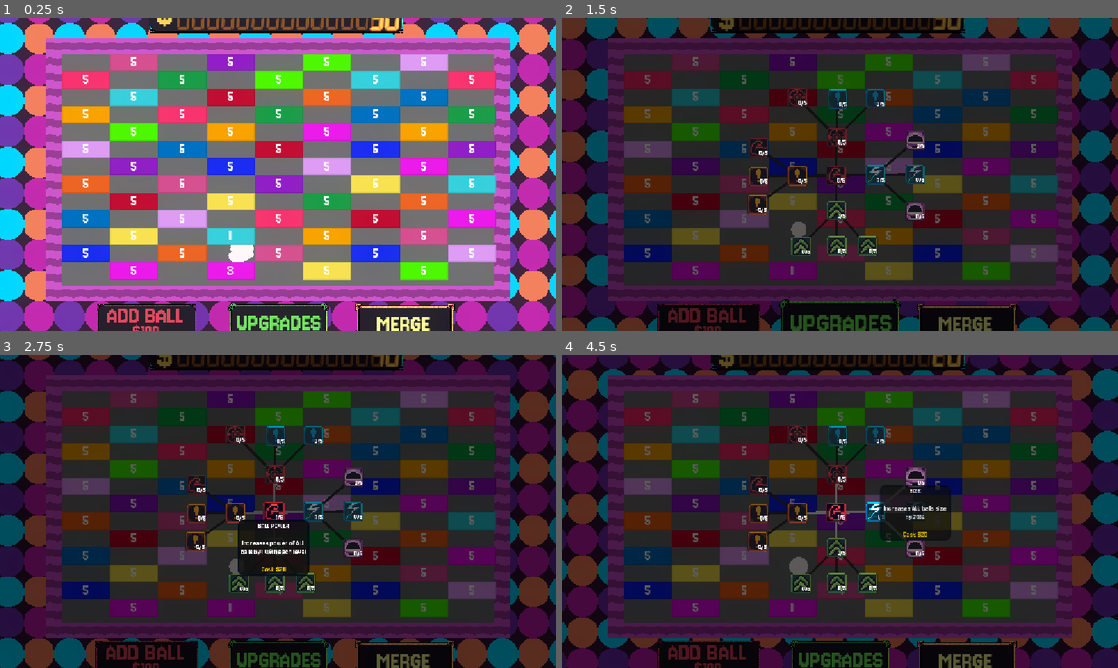
Above: before the commit, frames 1-4 (two rows, left to right).
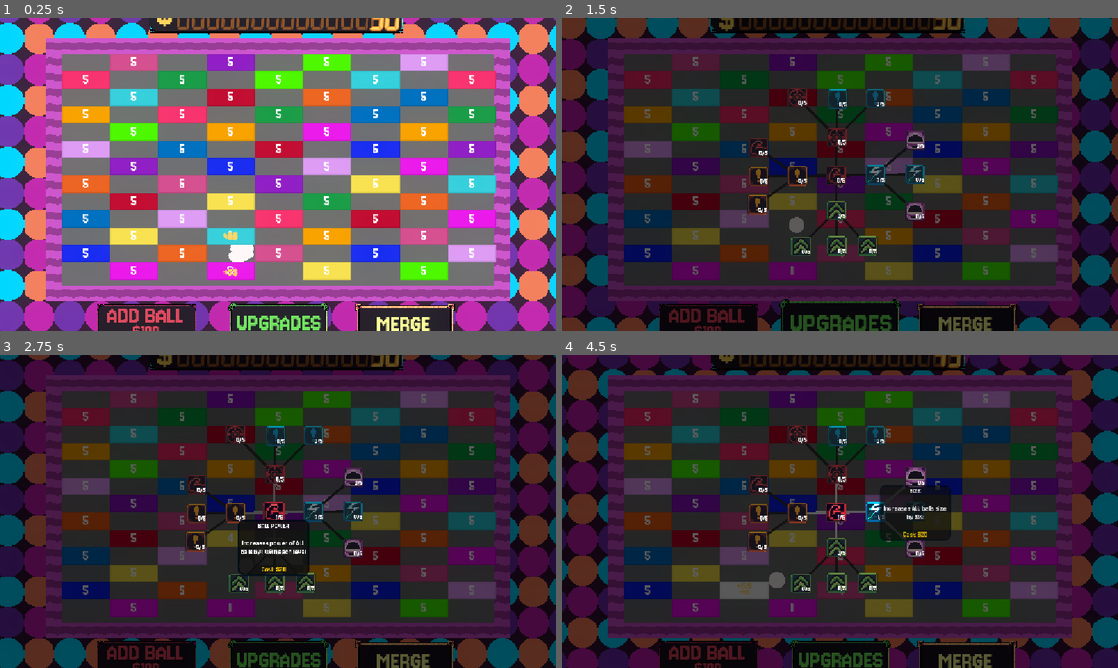
Above: after the commit, the same moments.

Repository: LeviathanGamez/Ouroborb
Game: Godot game, scene res://scenes/Game.tscn
Two runs of this game, one before a commit and one after it. Both use one fixed random seed, a clock stepped at 60 frames per second and the inputs below. The engine's default icon, where the game draws it, is replaced by a stand-in: a white triangle on a blue panel in a dark square. Sound files missing from this copy of the repository are replaced by a short silence.
Inputs (mouse positions are in pixels of both pictures, inside the frame that each line leads up to):
- Up to frame 1 (0.25 s): no input
- Up to frame 2 (1.5 s): click "ADD BALL" at 0.5 s; click "UPGRADES" at 1.25 s
- Up to frame 3 (2.75 s): click (272, 511) at 2 s
- Up to frame 4 (4.5 s): click (873, 511) at 2.75 s; click (967, 658) at 3.5 s, where only the run after the commit has a clickable "MERGE"; click (917, 477) at 4.27 s

The runs differ from the first frame. In frame 1, 0.1% of the frame differs, in the area x 40-43%, y 68-83%; in frame 2, 0.4%; in frame 3, 0.5%; in frame 4, 1.3%, in the area x 17-72%, y 0-100%.

Commit message:
Added money text pop up and tile breaking animation
Added money text pop_up when clicking/hitting the ball. Also added tile breaking animation.  Fixed sound bug so all clicks make noise.

Diff:
--- a/new-game-project/resources/ball_upgrade/ball_crit.tres
+++ b/new-game-project/resources/ball_upgrade/ball_crit.tres
@@ -6,7 +6,7 @@
 [resource]
 script = ExtResource("1_fgblb")
 stat = 5
-value = 0.05
-text = "Increases Ball critical hit chance by 2%"
+value = 0.04
+text = "Increases Ball critical hit chance by 4%"
 texture = ExtResource("2_coofk")
 metadata/_custom_type_script = "uid://dba467il347bl"
--- a/new-game-project/resources/ball_upgrade/click_crit.tres
+++ b/new-game-project/resources/ball_upgrade/click_crit.tres
@@ -6,7 +6,7 @@
 [resource]
 script = ExtResource("1_xelkm")
 stat = 8
-value = 0.05
-text = "Increases Click critical hit chance by 5%"
+value = 0.04
+text = "Increases Click critical hit chance by 4%"
 texture = ExtResource("2_b2bl4")
 metadata/_custom_type_script = "uid://dba467il347bl"
--- a/new-game-project/resources/ball_upgrade/size.tres
+++ b/new-game-project/resources/ball_upgrade/size.tres
@@ -6,7 +6,7 @@
 [resource]
 script = ExtResource("1_t8eac")
 stat = 2
-value = 0.2
-text = "Increases ALL balls size by 20%"
+value = 0.05
+text = "Increases ALL balls size by 5%"
 texture = ExtResource("2_368cm")
 metadata/_custom_type_script = "uid://dba467il347bl"
--- a/new-game-project/scenes/Game.tscn
+++ b/new-game-project/scenes/Game.tscn
@@ -1913,6 +1913,8 @@
 vertical_alignment = 1
 metadata/_edit_use_anchors_ = true
 
+[node name="Money_texts" type="Node" parent="." unique_id=696153967]
+
 [node name="UI" type="Control" parent="." unique_id=1579698153]
 process_mode = 2
 visible = false
--- /dev/null
+++ b/new-game-project/scenes/copy_tile.tscn
@@ -0,0 +1,10 @@
+[gd_scene format=3 uid="uid://c7ep7u5s0g55o"]
+
+[ext_resource type="Script" uid="uid://djagxn31xw5jp" path="res://scripts/copy_tile.gd" id="1_daj34"]
+[ext_resource type="Texture2D" uid="uid://bsoyrde6avwrh" path="res://assets/sprites/entities/Tile.png" id="2_bovoj"]
+
+[node name="copy_tile" type="Node2D" unique_id=258129977]
+script = ExtResource("1_daj34")
+
+[node name="Sprite2D" type="Sprite2D" parent="." unique_id=566782065]
+texture = ExtResource("2_bovoj")
--- /dev/null
+++ b/new-game-project/scenes/money.tscn
@@ -0,0 +1,32 @@
+[gd_scene format=3 uid="uid://b7d8qv1bneudy"]
+
+[ext_resource type="Script" uid="uid://bfd0hrra4m3yj" path="res://scripts/money.gd" id="1_dia0j"]
+[ext_resource type="FontFile" uid="uid://u66y04ig1tku" path="res://assets/fonts/Jersey10-Regular copy.ttf" id="1_v42d4"]
+
+[node name="money" type="Control" unique_id=559831714]
+layout_mode = 3
+anchors_preset = 0
+mouse_filter = 2
+script = ExtResource("1_dia0j")
+
+[node name="RichTextLabel" type="RichTextLabel" parent="." unique_id=2132473609]
+layout_mode = 1
+anchors_preset = 8
+anchor_left = 0.5
+anchor_top = 0.5
+anchor_right = 0.5
+anchor_bottom = 0.5
+offset_left = -30.0
+offset_top = -10.0
+offset_right = 30.0
+offset_bottom = 10.0
+grow_horizontal = 2
+grow_vertical = 2
+pivot_offset = Vector2(30, 10)
+mouse_filter = 2
+theme_override_colors/default_color = Color(1, 0.83137256, 0.3529412, 1)
+theme_override_fonts/normal_font = ExtResource("1_v42d4")
+theme_override_font_sizes/normal_font_size = 17
+text = "+XXXX$"
+horizontal_alignment = 1
+vertical_alignment = 1
--- a/new-game-project/scripts/character_body_2d.gd
+++ b/new-game-project/scripts/character_body_2d.gd
@@ -5,6 +5,9 @@
 @onready var audio_player2= $AudioStreamPlayer2D2
 @onready var sprite = $Sprite2D
 @export var stats: level_stats
+
+@onready var money_text_node = $Money_texts
+var money_text = preload("res://scenes/money.tscn")
 
 var speed
 var power
@@ -35,19 +38,31 @@
 func damage(collided):
 
 	if randf() < crit:
-		GlobalGameManager.add_count(crit_power)
+		GlobalGameManager.add_count(crit_value)
 		collided.get_node("Sprite2D").material.set_shader_parameter("Tint", Color.html("EFBF04"))
 		audio_player2.pitch_scale= randf_range(0.9,1.25)
 		audio_player2.play()
-		collided.value -= crit_value
-		#hitflash
+		#money animation
+		var money_a = money_text.instantiate()
+		get_tree().current_scene.get_node("Money_texts").add_child(money_a)
+		money_a.global_position = collided.global_position
+		money_a.get_node("RichTextLabel").text = "+"+str(collided.crit_value)+"$"
+
 	else:
 		GlobalGameManager.add_count(value)
 		collided.get_node("Sprite2D").material.set_shader_parameter("Tint", Color.WHITE)
 		audio_player.pitch_scale= randf_range(0.9,1.25)
 		audio_player.play()
 		collided.value -= power
+		#money animation
+		var money_a = money_text.instantiate()
+		get_tree().current_scene.get_node("Money_texts").add_child(money_a)
+		money_a.global_position = collided.global_position
+		money_a.get_node("RichTextLabel").text = "+"+str(value)+"$"
+
 	collided.get_node("HitFlashAnimationPlayer").play("hit_flash")
+
+
 
 
 
@@ -78,10 +93,10 @@
 
 	speed = stats.speed * GlobalGameManager.global_speed
 	power = int(round(stats.power + GlobalGameManager.global_ball_power))
-	crit = stats.crit * GlobalGameManager.global_ball_crit
+	crit = stats.crit + GlobalGameManager.global_ball_crit
 	sizes = stats.size * GlobalGameManager.global_size
 	value = int(round(stats.value + GlobalGameManager.global_tile_worth))
-	crit_power = stats.power*GlobalGameManager.ball_crit_mult*GlobalGameManager.global_ball_crit_power
+	crit_power = power*GlobalGameManager.ball_crit_mult*GlobalGameManager.global_ball_crit_power
 	crit_value = int(round(value*GlobalGameManager.ball_crit_mult*GlobalGameManager.global_ball_crit_power))
 
 	god_mode_check()
--- /dev/null
+++ b/new-game-project/scripts/copy_tile.gd
@@ -0,0 +1,18 @@
+extends Node2D
+
+var tween =  create_tween().set_parallel()
+var button_editor = preload("res://scripts/tweens.gd")
+
+# Called when the node enters the scene tree for the first time.
+func _ready() -> void:
+
+	button_editor.reset_tween(self)
+	tween.tween_property(self, "scale", Vector2(1.4,1.4), 0.15)
+	tween.tween_property(self, "modulate:a", 0.0, 0.15)
+
+	tween.chain().tween_callback(queue_free)
+
+
+# Called every frame. 'delta' is the elapsed time since the previous frame.
+func _process(delta: float) -> void:
+	pass
--- a/new-game-project/scripts/global_game_manager.gd
+++ b/new-game-project/scripts/global_game_manager.gd
@@ -21,15 +21,18 @@
 var global_size = 1 # +20% each _
 var global_money_mult = 1 # +20% each _
 var global_ball_power = 0 # + 1 each _
-var global_ball_crit = 1 # + 5% each _
+var global_ball_crit = 0 # + 5% each _
 var global_ball_crit_power = 1 # + 20% each _
 
+
+
 var global_click_power = 0 # + 1 each
-var global_click_crit = 1 # + 5% each
+var global_click_crit = 0 # + 5% each
 var global_click_crit_power = 1 # + 20% each
 
 var global_tile_worth = 0 # +1 each
 var global_rare_tiles =1 # +5% chance each
+
 
 
 
@@ -54,7 +57,7 @@
 	UI.visible = paused
 	UI.get_node("Panel").visible = paused
 	await get_tree().process_frame
-	get_tree().paused = paused
+	#get_tree().paused = paused
 	#for child in UI.get_node("SkillTree").get_children()[0].get_children():
 #		child.update_text()
 
@@ -64,10 +67,10 @@
 	print("Size: x", global_size, "%") # +20% each
 	print("Money Mult: x", global_money_mult, "%") # +20% each
 	print("Ball Power: +", global_ball_power) # + 1 each
-	print("Ball Crit: x", global_ball_crit, "%") # + 5% each
+	print("Ball Crit: +", global_ball_crit, "%") # + 5% each
 	print("Ball Crit Power: x", global_ball_crit_power, "%") # + 20% each
 	print("Click Power: +", global_click_power) # +1 each
-	print("Click Crit: x", global_click_crit, "%") # + 5% each
+	print("Click Crit: +", global_click_crit, "%") # + 5% each
 	print("Click Crit Power: x", global_click_crit_power,"%") # +20% each
 	print("Tile Worth: +", global_tile_worth) # +1 each
 	print("Rare Tiles: x", global_rare_tiles, "%") # +5% chance each
--- a/new-game-project/scripts/label.gd
+++ b/new-game-project/scripts/label.gd
@@ -17,6 +17,7 @@
 	if tween:
 		tween.kill()
 		tween = create_tween()
+
 	tween.tween_property(self,"scale",Vector2(1,1),0.000001)
 	button_editor.reset_tween(self)
 	tween.set_ease(Tween.EASE_OUT)
@@ -32,3 +33,10 @@
 # Called every frame. 'delta' is the elapsed time since the previous frame.
 func _process(delta: float) -> void:
 	pivot_offset = size / 2
+	var text_width = get_theme_default_font().get_string_size(
+	text,
+	HORIZONTAL_ALIGNMENT_CENTER,
+	-1,
+	get_theme_default_font_size()
+).x
+	pivot_offset = Vector2(size.x - (text_width / 2), size.y / 2)
--- /dev/null
+++ b/new-game-project/scripts/money.gd
@@ -0,0 +1,18 @@
+extends Control
+
+var tween = create_tween()
+var button_editor = preload("res://scripts/tweens.gd")
+@onready var text_label = $RichTextLabel
+# Called when the node enters the scene tree for the first time.
+func _ready() -> void:
+
+	button_editor.reset_tween(self)
+	tween.tween_property(text_label,"scale",Vector2(1.6,1.6),0.2)
+	tween.tween_property(text_label,"scale",Vector2(0,0),0.2).set_delay(0.2)
+	tween.parallel().tween_property(text_label,"position",Vector2(text_label.global_position.x,text_label.global_position.y-40),0.4)
+
+
+
+# Called every frame. 'delta' is the elapsed time since the previous frame.
+func _process(delta: float) -> void:
+	pass
--- a/new-game-project/scripts/tile.gd
+++ b/new-game-project/scripts/tile.gd
@@ -6,11 +6,16 @@
 @onready var sprite = $Sprite2D
 @onready var audio_player = $AudioStreamPlayer2D
 @onready var audio_player2 = $AudioStreamPlayer2D2
+@onready var money_text_node = $Money_texts
+
+var money_text = preload("res://scenes/money.tscn")
+var copy_tile = preload("res://scenes/copy_tile.tscn")
 
 var crit
 var power
 var crit_power
 var tile_value
+var crit_value
 
 func _ready() -> void:
 	add_to_group("Colliders")
@@ -19,28 +24,69 @@
 func _process(_delta: float) -> void:
 	label.text = str(value)
 	if value <= 0:
-		queue_free()
+		kill()
 
 
 func set_up_variables():
 
-	crit = GlobalGameManager.player_crit * GlobalGameManager.global_click_crit
+	crit = GlobalGameManager.player_crit + GlobalGameManager.global_click_crit
 	power = int(round(GlobalGameManager.player_strength + GlobalGameManager.global_click_power))
-	crit_power = GlobalGameManager.player_strength * GlobalGameManager.player_crit_mult * GlobalGameManager.global_click_crit_power
+	crit_power = power * GlobalGameManager.player_crit_mult * GlobalGameManager.global_click_crit_power
 	tile_value = int(round(GlobalGameManager.player_value + GlobalGameManager.global_tile_worth))
+	crit_value = tile_value * GlobalGameManager.player_crit_mult * GlobalGameManager.global_click_crit_power
+
 
 func _on_button_pressed() -> void:
 	if randf() < crit:
-		GlobalGameManager.add_count(crit_power)
+		GlobalGameManager.add_count(crit_value)
 		value -= crit_power
 		sprite.material.set_shader_parameter("Tint", Color.html("EFBF04"))
-		audio_player2.pitch_scale= randf_range(0.9,1.25)
+		audio_player2.pitch_scale = randf_range(0.9,1.25)
 		audio_player2.play()
-		#hitflash
+		##money animation
+		var money_a = money_text.instantiate()
+		get_tree().current_scene.get_node("Money_texts").add_child(money_a)
+		money_a.global_position = global_position
+		money_a.get_node("RichTextLabel").text = "+"+str(crit_value)+"$"
+		if value <= 0:
+			var sound = audio_player2.duplicate()
+			get_tree().current_scene.add_child(sound)
+
+			sound.global_position = global_position
+			sound.play()
+			sound.finished.connect(sound.queue_free)
+
+			kill()
+
 	else:
 		sprite.material.set_shader_parameter("Tint", Color.WHITE)
 		value -= power
 		GlobalGameManager.add_count(tile_value)
 		audio_player.pitch_scale= randf_range(0.9,1.25)
 		audio_player.play()
+		#money animation
+		var money_a = money_text.instantiate()
+		get_tree().current_scene.get_node("Money_texts").add_child(money_a)
+		money_a.global_position = global_position
+		money_a.get_node("RichTextLabel").text = "+"+str(tile_value)+"$"
+		if value <= 0:
+			var sound = audio_player.duplicate()
+			get_tree().current_scene.add_child(sound)
+
+			sound.global_position = global_position
+			sound.play()
+			sound.finished.connect(sound.queue_free)
+
+			kill()
+
 	animation_player.play("hit_flash")
+
+func kill():
+	var explosion = copy_tile.instantiate()
+	explosion.modulate = sprite.modulate
+	get_tree().current_scene.add_child(explosion)
+
+	explosion.global_position = global_position
+
+	explosion.get_node("Sprite2D").modulate = modulate
+	queue_free()
Not shown, added: new-game-project/scripts/copy_tile.gd.uid
Not shown, added: new-game-project/scripts/money.gd.uid
